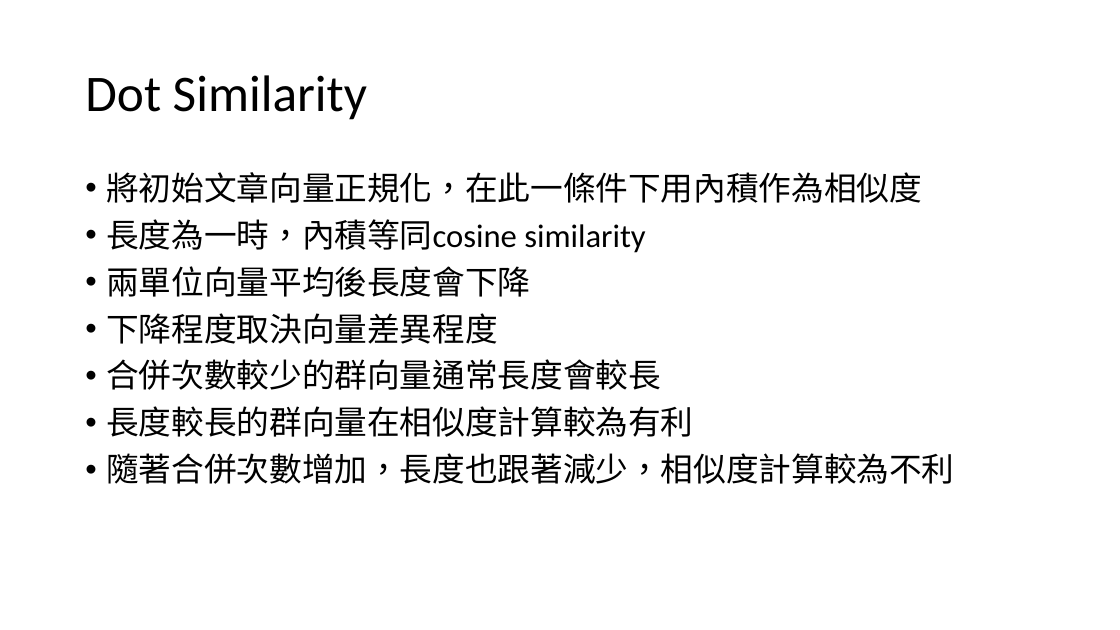
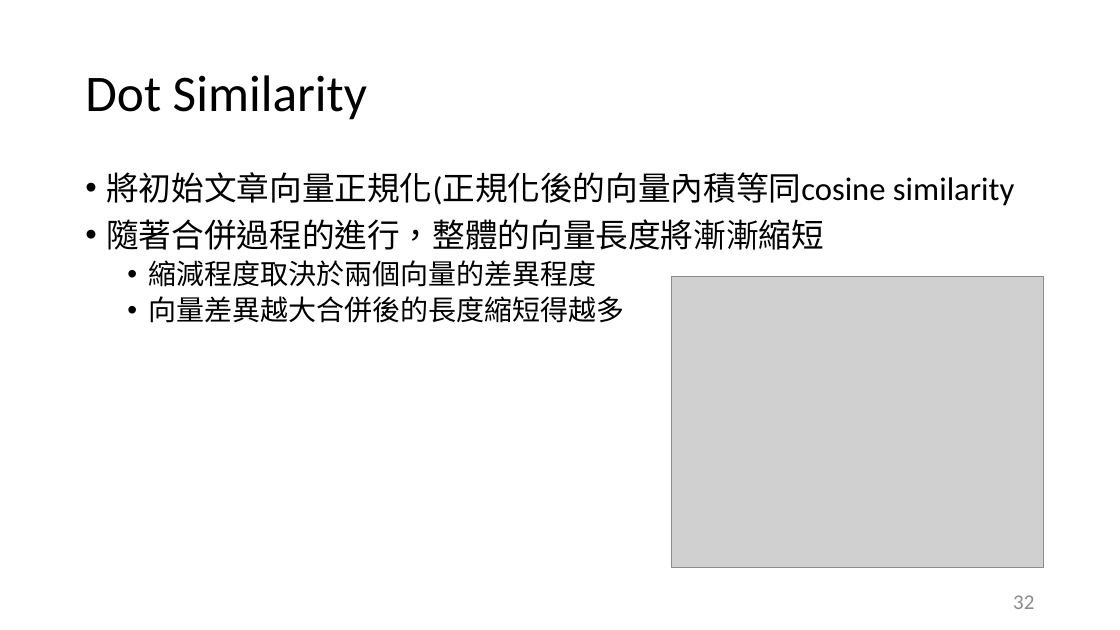
Before and after one commit to ZhongTing/HotTopicDetection, a slide deck: slide 32 of document/Hot-Topic-Detection.pptx (slide 19 before the commit). Drawn at 1120x630 pixels with LibreOffice and Linux fonts; fonts in the diff are those of the drawing; grey boxes stand for pictures. Boxes give left, top, right and bottom in pixels: in the first picture for what was removed or moved away, otherwise in the second. Text is boxed around its words. In the diff, an @@ line names an element or a change of style, - is before the commit and + after.

```diff
--- a/document/Hot-Topic-Detection.pptx
+++ b/document/Hot-Topic-Detection.pptx
@@ text at [106,172,1014,323]: text changed @@
-• 將初始文章向量正規化，在此一條件下用內積作為相似度
-• 長度為一時，內積等同cosine similarity
-• 兩單位向量平均後長度會下降
-• 下降程度取決向量差異程度
-• 合併次數較少的群向量通常長度會較長
-• 長度較長的群向量在相似度計算較為有利
-• 隨著合併次數增加，長度也跟著減少，相似度計算較為不利
+• 將初始文章向量正規化(正規化後的向量內積等同cosine similarity
+• 隨著合併過程的進行，整體的向量長度將漸漸縮短
+  • 縮減程度取決於兩個向量的差異程度
+  • 向量差異越大合併後的長度縮短得越多
@@ picture added at [671,277,1044,568] @@
@@ page number added at [1013,595,1034,609], 18 pt, text #8C8C8C @@
+32
```
Also in this commit, not shown: 24 other slides changed, 32 slides added, 8 slides removed, 19 other files.
